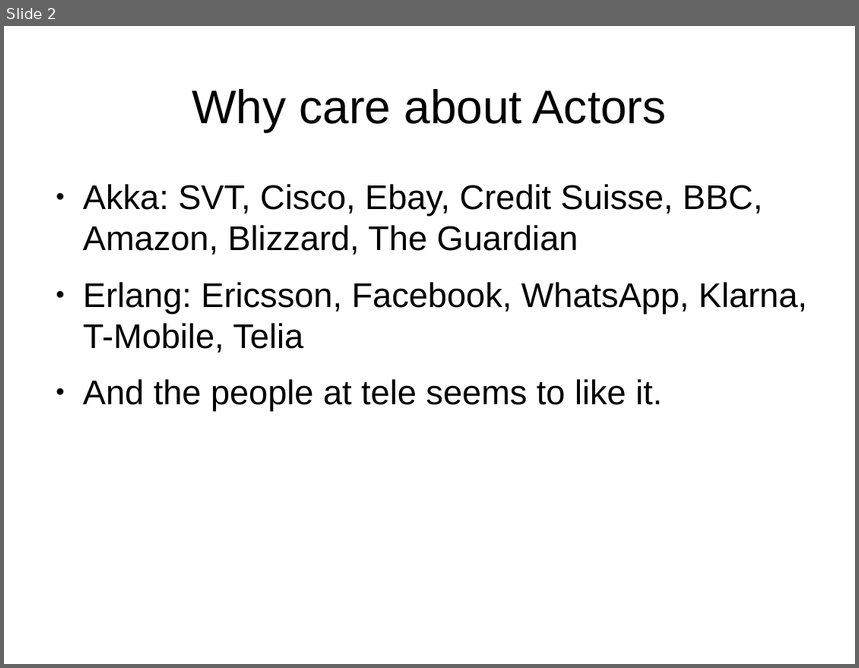
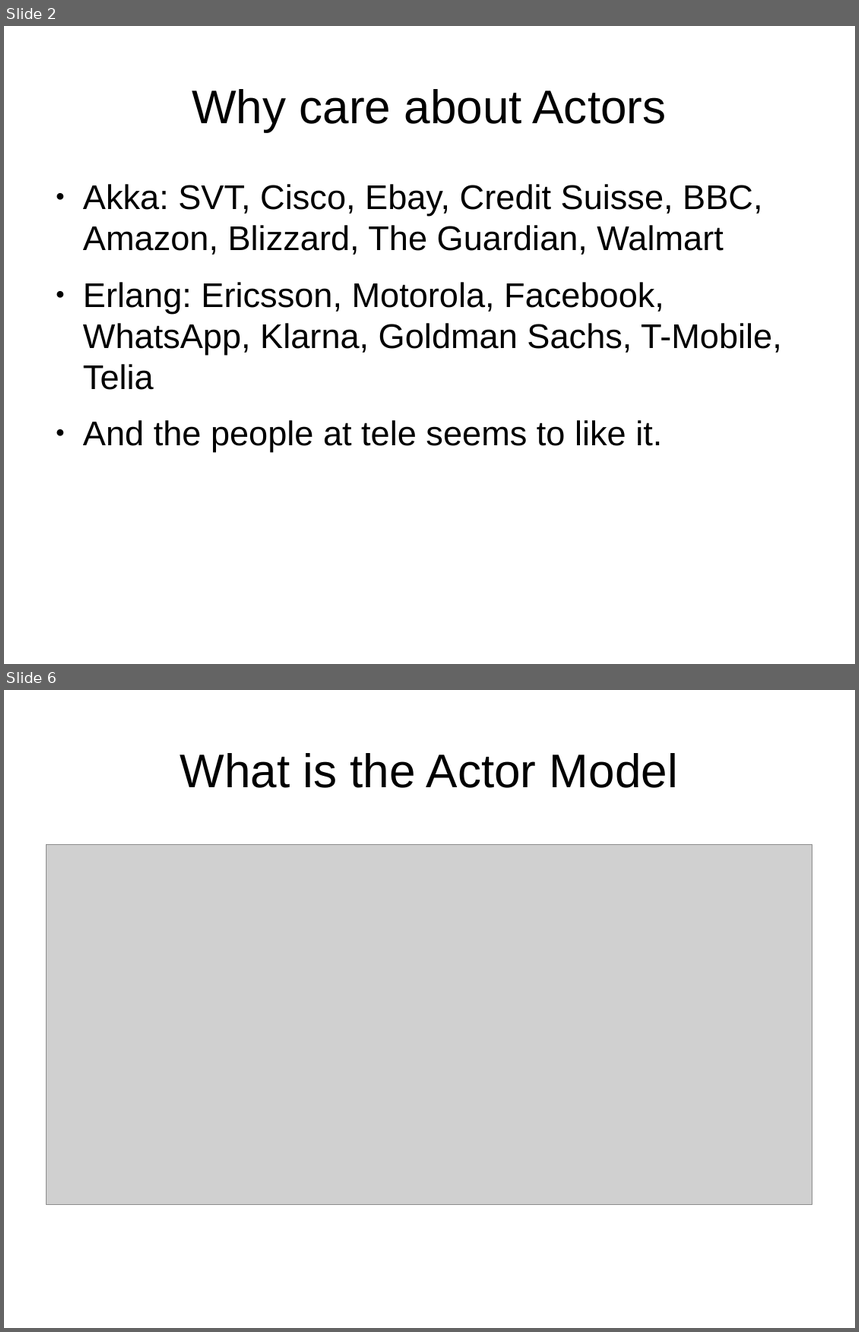
Before and after one commit to tormeh/sanntidpres, a slide deck: Actor model verification talk.odp. Shown one above the other, each under a label of ours: slide 2 before the commit, slides 2 and 6 after it; the slides between them are not shown. The pictures are 859x668 and 859x1332 pixels, drawn with LibreOffice and Linux fonts; fonts in the diff are those of the drawing; grey boxes stand for pictures. Boxes give left, top, right and bottom in pixels: in the first picture for what was removed or moved away, otherwise in the second. Text is boxed around its words. In the diff, an @@ line names an element or a change of style, - is before the commit and + after.

```diff
--- a/Actor model verification talk.odp
+++ b/Actor model verification talk.odp
@@ slide 6 added at bbox=[4, 690, 855, 1328], background #FFFFFF @@
@@ title added at bbox=[180, 753, 678, 788], 44 pt, text #000000 @@
+What is the Actor Model
@@ picture added at bbox=[47, 844, 813, 1205] @@
@@ slide 2 changed as well @@
@@ text at bbox=[83, 184, 782, 390]: text changed @@
-● Akka: SVT, Cisco, Ebay, Credit Suisse, BBC, Amazon, Blizzard, The Guardian
-● Erlang: Ericsson, Facebook, WhatsApp, Klarna, T-Mobile, Telia
+● Akka: SVT, Cisco, Ebay, Credit Suisse, BBC, Amazon, Blizzard, The Guardian, Walmart
+● Erlang: Ericsson, Motorola, Facebook, WhatsApp, Klarna, Goldman Sachs, T-Mobile, Telia
```
Also in this commit, not shown: 7 other slides changed, 8 other slides added, 1 slide removed, 6 other files.
